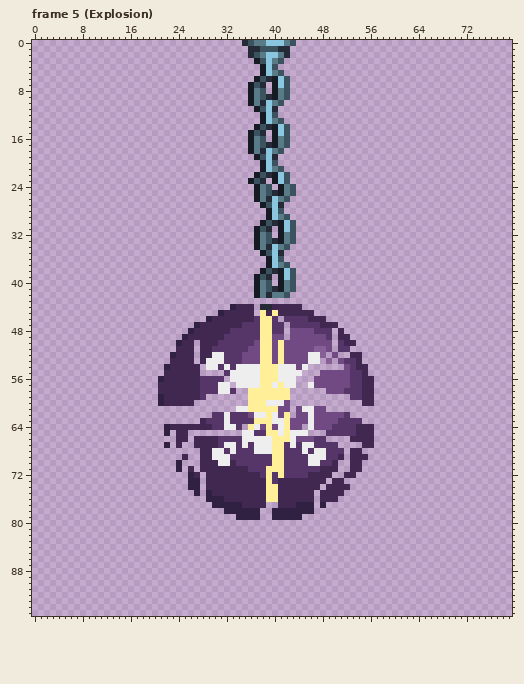
Two versions of one pixel-art file, NeverShallWeDie/Assets/Sprites/Dangers/WaterBomb.aseprite. The picture above is the old version.
80x96 pixels, 14 frames. Shown: frame 5 (Explosion). The commit also changed other frames, which this record leaves out.
Once edited:
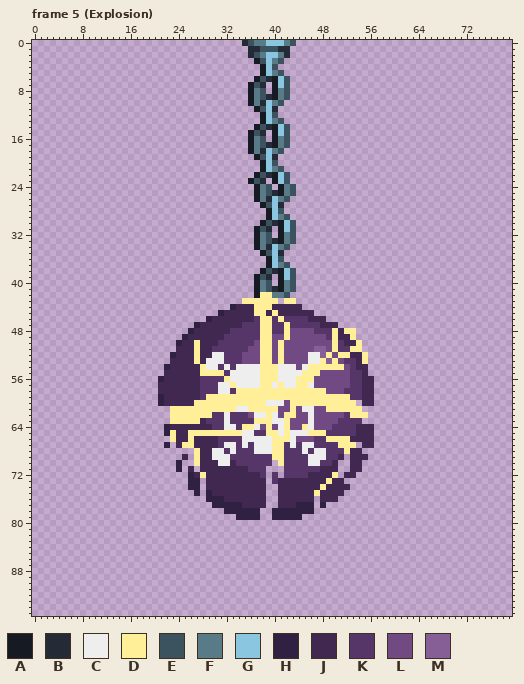
Palette (. is transparent): A #161a23  B #242a36  C #eeeeee  D #feef98  E #3b535e  F #597a87  G #8ac6e0  H #302041  J #412850  K #563668  L #714983  M #855f95
Edits made:
--- frame 5 (Explosion), layer "explosao"
@@ x 21..57 @@
 41 ................AFEBAFE..............
-42 ................AFBFFE...............
-43 .....................................
-44 ............HJJJ.BBJJJJJ.............
-45 ..........HJJJJJ.DJDJJJJJJ...........
-46 ........HJJJJJJJKDDK.KKKKJJJ.........
-47 ......HJJJJJJJKKKDDKK.KKKKKJJJ.......
-48 .....HJJJJJJKKKKKDDKK.LLLLKKK.J......
-49 ....HJJJJJJKKKKKKDDLL.LLLLLLK.JJ.....
-50 ...HJJ.JJJKKKKKKLDDLDLLLLLLLL.KJJ....
-51 ...JJJ.JJKKKKKKLLDDLDLLLLLMML.KK.....
-52 ..HJJJ.JJCCKKKLLLDDLDLLLLCCM.L..JJ...
-53 ..JJJJ.JCCCKKKLLLDDLDLLLLCC.M.LKKJ...
-54 .HJJJJJ.CCKCKCCCCDDDCCCLC......LKJJ..
-55 .JJJJJJ....KCCCCCDDDCCCC...LLLLLKKJ..
-56 HJJJJJJKKKK.CCCCCDDDCCC...LLLLLLKKJJ.
-57 JJJJJJJKKKCC.CCCCDDCDCC..CLLLLLLKKJJ.
-58 JJJJJJJKKKCCK..DDDDDDD......LLLKKKJJ.
-59 HJJJJJJK.......DDDDDDD..........KKJJ.
-60 HJJJJJ.........DDDCCCL............JJ.
-61 .............CCDDDDDLL.LCCLL.........
-62 .........KKCKKKLCCDCLD.LLCLLLLLK.....
-63 .......JKKKCKKKKDDDCCDLLLCLLLLKKKK...
-64 .HJJJJJJJKKCCK.DCLDLCDLL.CLLLKKKKJJJ.
-65 .H.JJ.........CCKKDDCDCCC...KKKKKJJJ.
-66 ...JJ.JJJJKKKKCCCCCDDDCLLLKK....JJJJ.
-67 .H.J..JJJJKCCKCKCCCDDKCKCCKKKK....JJ.
-68 .......JJCCKCKKKCCCDDKKKCKCCKKK.JJ...
-69 ....J..JJCCCKKKKKKKDDKKKKCCCKKJ.JJJ..
-70 ...H...JJJCCJKKKKKKDDKKKKCCKKJ..JJ...
-71 ...H.J.JJJJJJJJKKKDDDKKKKKKJJJ..JJ...
-72 .....HJ.JJJJJJJJJKDKDKKKKJJJJ..JJ....
-73 .....HH.JJJJJJJJJJDKJJJJJJJJ.JJ......
-74 .....HH.JJJJJJJJJJDDJJJJJJJ.JJJJ.....
-75 ......H.HJJJJJJJJJDDJJJJJJ.JJJJ......
-76 ........HHHJJJJJJJDDJJJJJJ.JJJ.......
+42 ................ADDFFE...............
+43 ..............DDDDDD.DD..............
+44 ............HJJJDDDJJJJJ.............
+45 ..........HJJJJJDDJDJJJJJJ...........
+46 ........HJJJJJJJKDDKDKKKKJJJ.........
+47 ......HJJJJJJJKKKDDKKDKKKKKJJJ.......
+48 .....HJJJJJJKKKKKDDKKDLLLLKKKDJDD....
+49 ....HJJJJJJKKKKKKDDLLDLLLLLLKDJJD....
+50 ...HJJDJJJKKKKKKLDDLDLLLLLLLLDKJJD...
+51 ...JJJDJJKKKKKKLLDDLDLLLLLMMLDKKDD...
+52 ..HJJJDJJCCKKKLLLDDLDLLLLCCMDLDDJJD..
+53 ..JJJJDJCCCKKKLLLDDLDLLLLCCDMDLKKJD..
+54 .HJJJJJDCCKCKCCCCDDDCCCLCDDDDDDLKJJ..
+55 .JJJJJJDDDDKCCCCCDDDCCCCDDDLLLLLKKJ..
+56 HJJJJJJKKKKDCCCCCDDDCCCDDDLLLLLLKKJJ.
+57 JJJJJJJKKKCCDCCCCDDCDCCDDCLLLLLLKKJJ.
+58 JJJJJJJKKKCCKDDDDDDDDDDDDDDDLLLKKKJJ.
+59 HJJJJJJKDDDDDDDDDDDDDDDDDDDDDDDDKKJJ.
+60 HJJJJJDDDDDDDDDDDDCCCLDDDDDDDDDDD.JJ.
+61 ..DDDDDDDDDDDCCDDDDDLLDLCCLLDDDDDD...
+62 ..DDDDDDDKKCKKKLCCDCLDDLLCLLLLLKDDD..
+63 ..DDDDDJKKKCKKKKDDDCCDLLLCLLLLKKKK...
+64 .HJJJJJJJKKCCKDDCLDLCDLLDCLLLKKKKJJJ.
+65 .HDJJDDDDDDDDDCCKKDDCDCCCDDDKKKKKJJJ.
+66 ..DJJDJJJJKKKKCCCCCDDDCLLLKKDDDDJJJJ.
+67 .H.JDDJJJJKCCKCKCCCDDKCKCCKKKKDDD.JJ.
+68 ......DJJCCKCKKKCCCDDKKKCKCCKKKDJJ...
+69 ....J.DJJCCCKKKKKKKDDKKKKCCCKKJ.JJJ..
+70 ...H..DJJJCCJKKKKKK.DKKKKCCKKJ..JJ...
+71 ...H.J.JJJJJJJJKKK...KKKKKKJJJ..JJ...
+72 .....HJDJJJJJJJJJK.K.KKKKJJJJD.JJ....
+73 .....HH.JJJJJJJJJJ.KJJJJJJJJDJJ......
+74 .....HH.JJJJJJJJJJ..JJJJJJJDJJJJ.....
+75 ......H.HJJJJJJJJJ..JJJJJJDJJJJ......
+76 ........HHHJJJJJJJ..JJJJJJ.JJJ.......
 77 .........HHHHHJJJJ..JJJHHH.H.........
Boxes around the changes in both pictures, in picture pixels (x1, y1, x2, y2):
changed: (170, 292, 368, 502)
